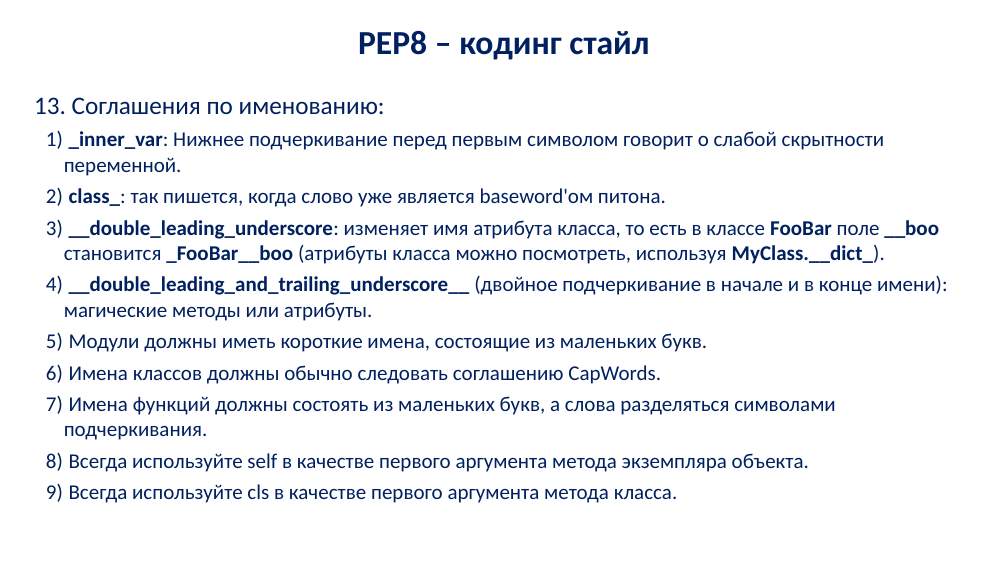
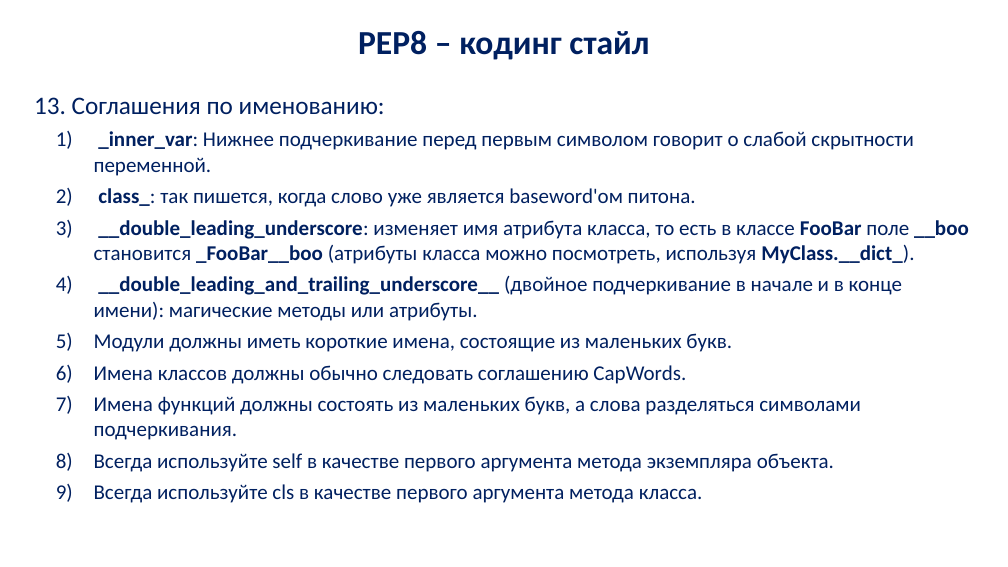
Before and after one commit to cclauss/PythonCourseSTM, a slide deck: slide 25 of Lectures/py_lec_1.pptx. Drawn at 1008x567 pixels with LibreOffice and Linux fonts; fonts in the diff are those of the drawing; background and template pictures are left out. Boxes give left, top, right and bottom in pixels: in the first picture for what was removed or moved away, otherwise in the second. Text is boxed around its words. In the diff, an @@ line names an element or a change of style, - is before the commit and + after.

```diff
--- a/Lectures/py_lec_1.pptx
+++ b/Lectures/py_lec_1.pptx
@@ text "Соглашения по именованию:" at bbox=[72, 97, 969, 503]: indent changed @@
```
Also in this commit, not shown: 6 other slides changed, 1 other file.
